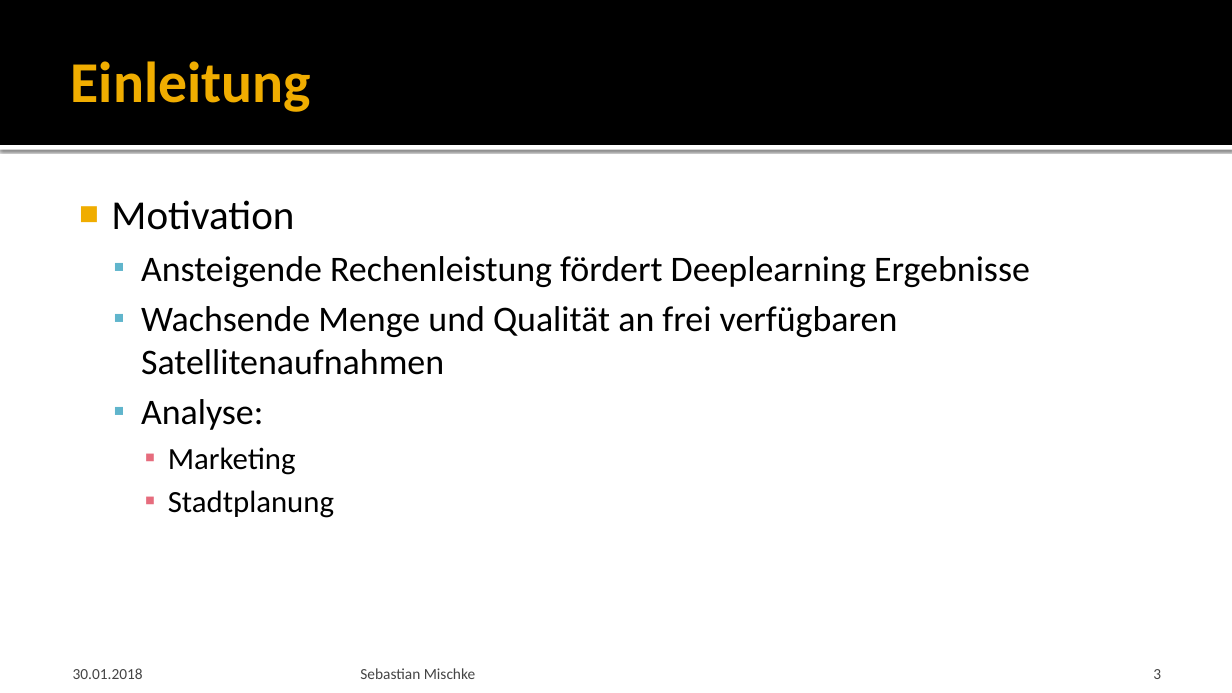
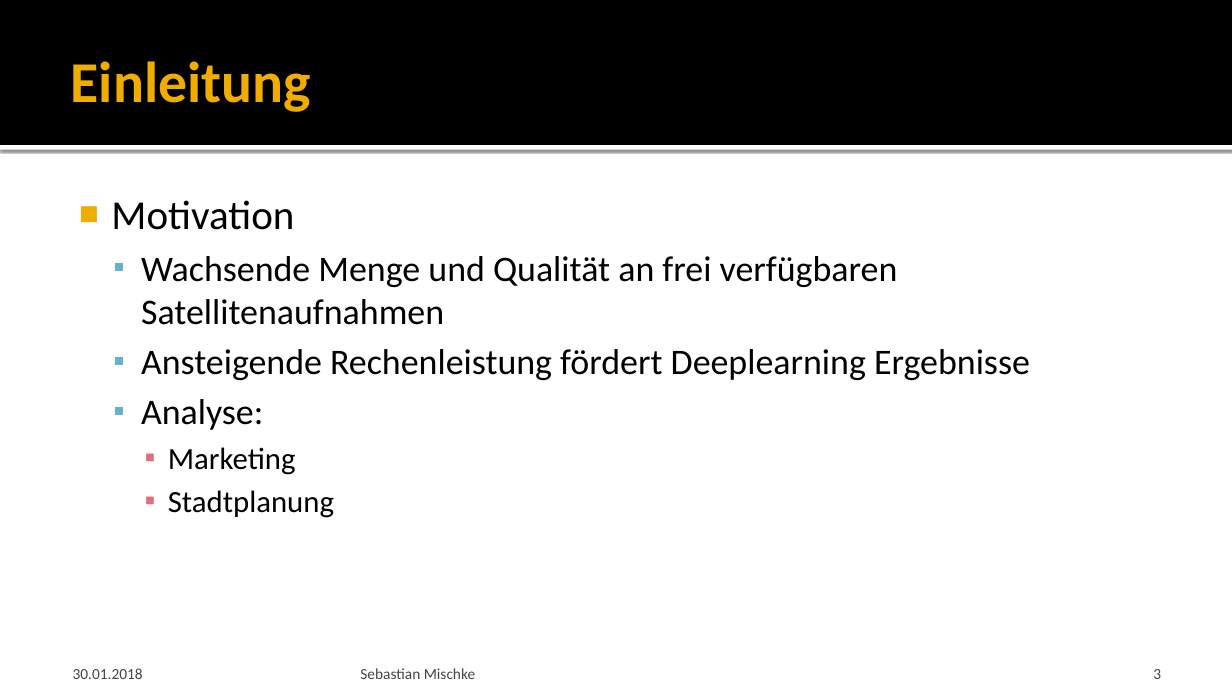
Before and after one commit to Saritus/bachelor-thesis, a slide deck: slide 3 of docs/verteidigung/Verteidigung.pptx. Drawn at 1232x693 pixels with LibreOffice and Linux fonts; fonts in the diff are those of the drawing; background and template pictures are left out. Boxes give left, top, right and bottom in pixels: in the first picture for what was removed or moved away, otherwise in the second. Text is boxed around its words. In the diff, an @@ line names an element or a change of style, - is before the commit and + after.

```diff
--- a/docs/verteidigung/Verteidigung.pptx
+++ b/docs/verteidigung/Verteidigung.pptx
@@ text at bbox=[141, 256, 898, 325]: paragraph added @@
+  ▪ Wachsende Menge und Qualität an frei verfügbaren Satellitenaufnahmen
@@ text at bbox=[141, 306, 898, 375]: paragraph removed @@
-  ▪ Wachsende Menge und Qualität an frei verfügbaren Satellitenaufnahmen
```
Also in this commit, not shown: 5 other slides changed, 1 other file.
